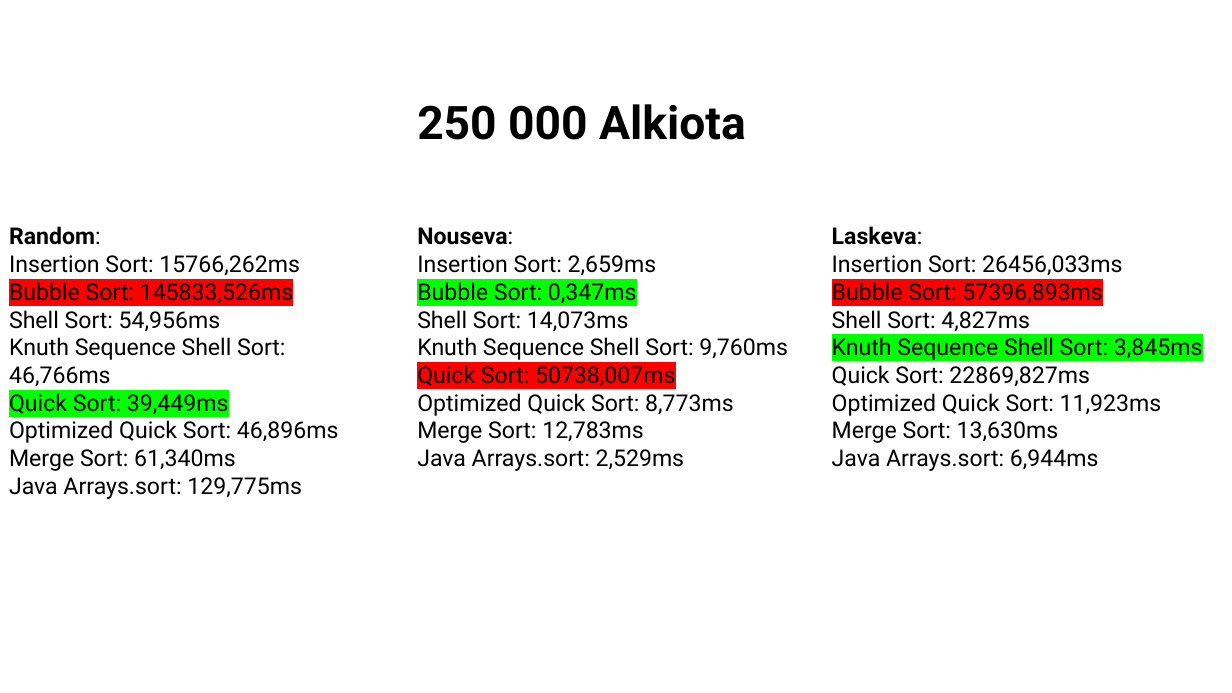
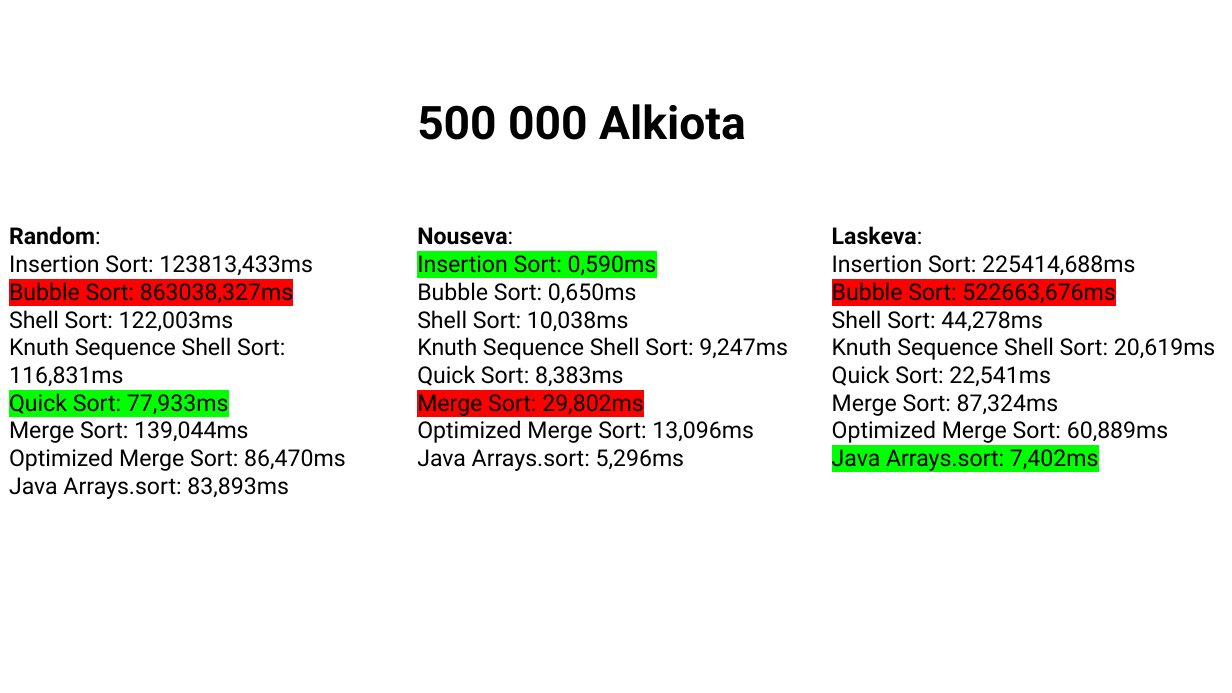
Before and after one commit to KeskinenNiilo/SortAlgorithmsJava, a slide deck: slide 2 of dokumentointi.pptx. Drawn at 1232x693 pixels with LibreOffice and Linux fonts; fonts in the diff are those of the drawing. Boxes give left, top, right and bottom in pixels: in the first picture for what was removed or moved away, otherwise in the second. Text is boxed around its words. In the diff, an @@ line names an element or a change of style, - is before the commit and + after.

Commit message:
fixed quicksort

```diff
--- a/dokumentointi.pptx
+++ b/dokumentointi.pptx
@@ text at [417, 104, 746, 140]: text changed @@
-250 000 Alkiota
+500 000 Alkiota
@@ text at [9, 255, 346, 499]: text changed @@
-Insertion Sort: 15766,262ms
-Bubble Sort: 145833,526ms
-Shell Sort: 54,956ms
-Knuth Sequence Shell Sort: 46,766ms
-Quick Sort: 39,449ms
-Optimized Quick Sort: 46,896ms
-Merge Sort: 61,340ms
-Java Arrays.sort: 129,775ms
+Insertion Sort: 123813,433ms
+Bubble Sort: 863038,327ms
+Shell Sort: 122,003ms
+Knuth Sequence Shell Sort: 116,831ms
+Quick Sort: 77,933ms
+Merge Sort: 139,044ms
+Optimized Merge Sort: 86,470ms
+Java Arrays.sort: 83,893ms
@@ text at [417, 255, 788, 471]: text changed @@
-Insertion Sort: 2,659ms
-Bubble Sort: 0,347ms
-Shell Sort: 14,073ms
-Knuth Sequence Shell Sort: 9,760ms
-Quick Sort: 50738,007ms
-Optimized Quick Sort: 8,773ms
-Merge Sort: 12,783ms
-Java Arrays.sort: 2,529ms
+Insertion Sort: 0,590ms
+Bubble Sort: 0,650ms
+Shell Sort: 10,038ms
+Knuth Sequence Shell Sort: 9,247ms
+Quick Sort: 8,383ms
+Merge Sort: 29,802ms
+Optimized Merge Sort: 13,096ms
+Java Arrays.sort: 5,296ms
@@ text at [832, 255, 1216, 471]: text changed @@
-Insertion Sort: 26456,033ms
-Bubble Sort: 57396,893ms
-Shell Sort: 4,827ms
-Knuth Sequence Shell Sort: 3,845ms
-Quick Sort: 22869,827ms
-Optimized Quick Sort: 11,923ms
-Merge Sort: 13,630ms
-Java Arrays.sort: 6,944ms
+Insertion Sort: 225414,688ms
+Bubble Sort: 522663,676ms
+Shell Sort: 44,278ms
+Knuth Sequence Shell Sort: 20,619ms
+Quick Sort: 22,541ms
+Merge Sort: 87,324ms
+Optimized Merge Sort: 60,889ms
+Java Arrays.sort: 7,402ms
```
Also in this commit, not shown: 4 other slides changed, 2 slides added, 3 slides removed, 1 other file.
